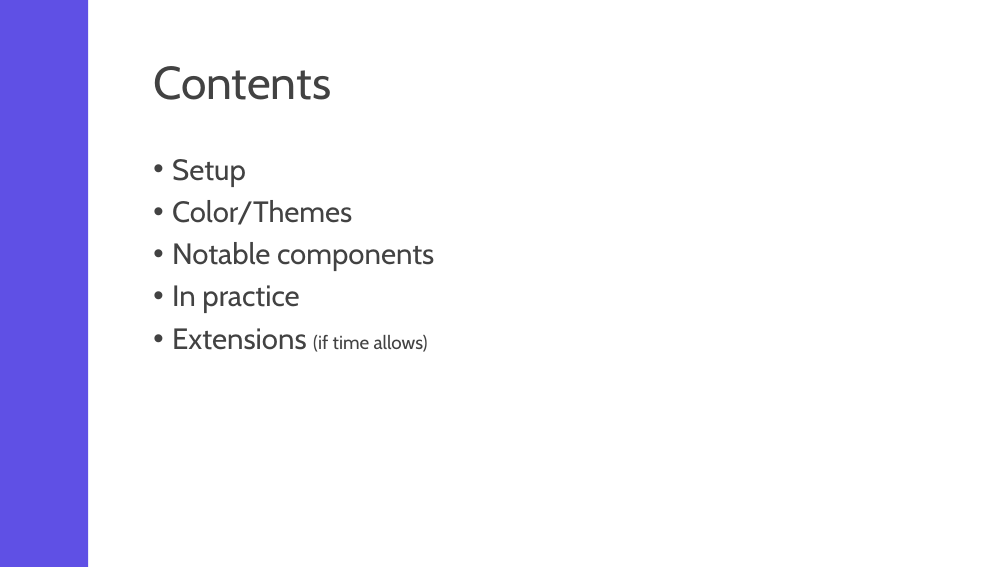
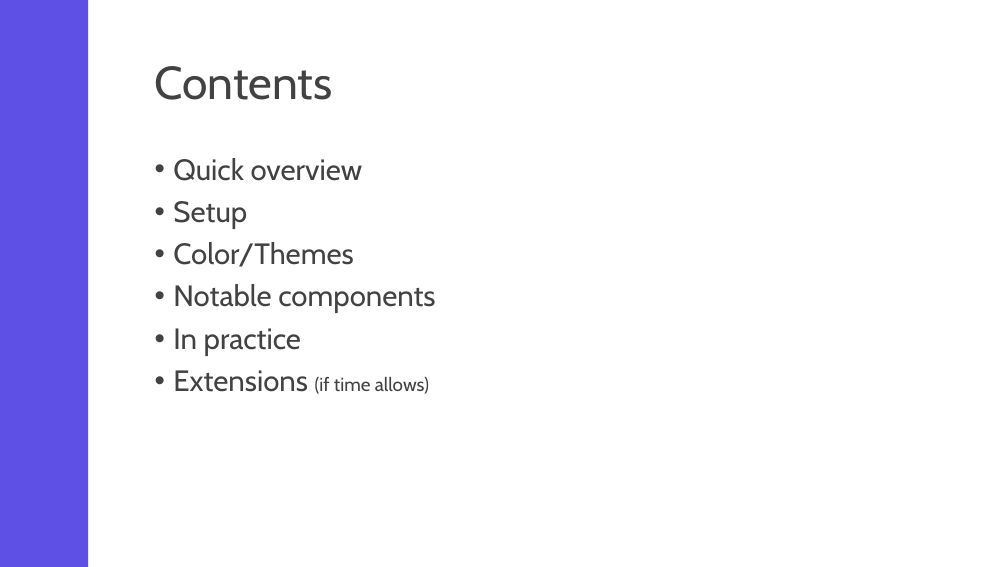
Before and after one commit to Rene-Sackers/presentation-mudblazor, a slide deck: slide 2 of powerpoint/MudBlazor presentation.pptx. Drawn at 1008x567 pixels with LibreOffice and Linux fonts; fonts in the diff are those of the drawing. Boxes give left, top, right and bottom in pixels: in the first picture for what was removed or moved away, otherwise in the second. Text is boxed around its words. In the diff, an @@ line names an element or a change of style, - is before the commit and + after.

Commit message:
WIP

```diff
--- a/powerpoint/MudBlazor presentation.pptx
+++ b/powerpoint/MudBlazor presentation.pptx
@@ text at box(173, 158, 363, 181): paragraph added @@
+• Quick overview
```
Also in this commit, not shown: 2 slides added.
